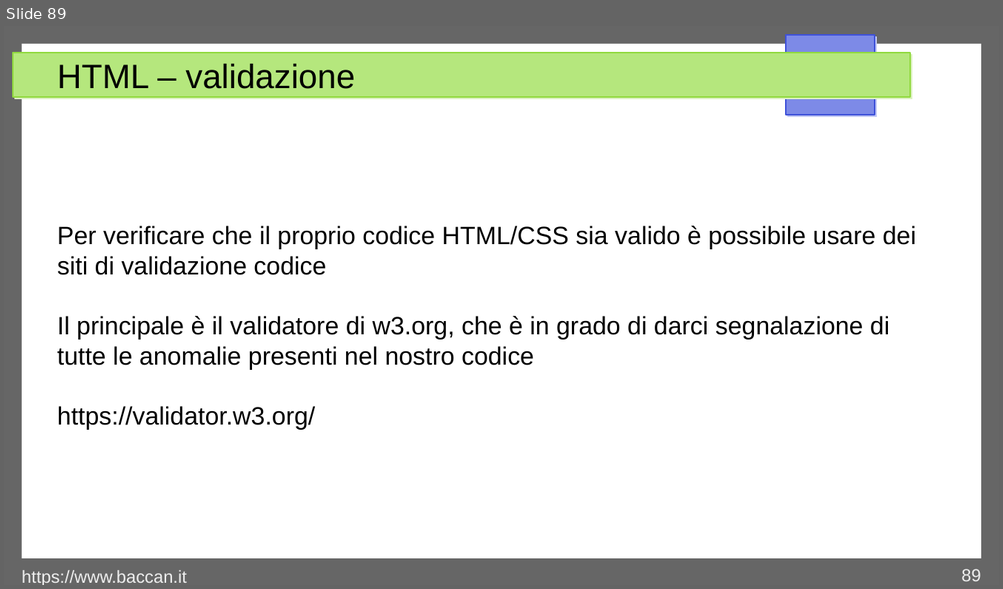
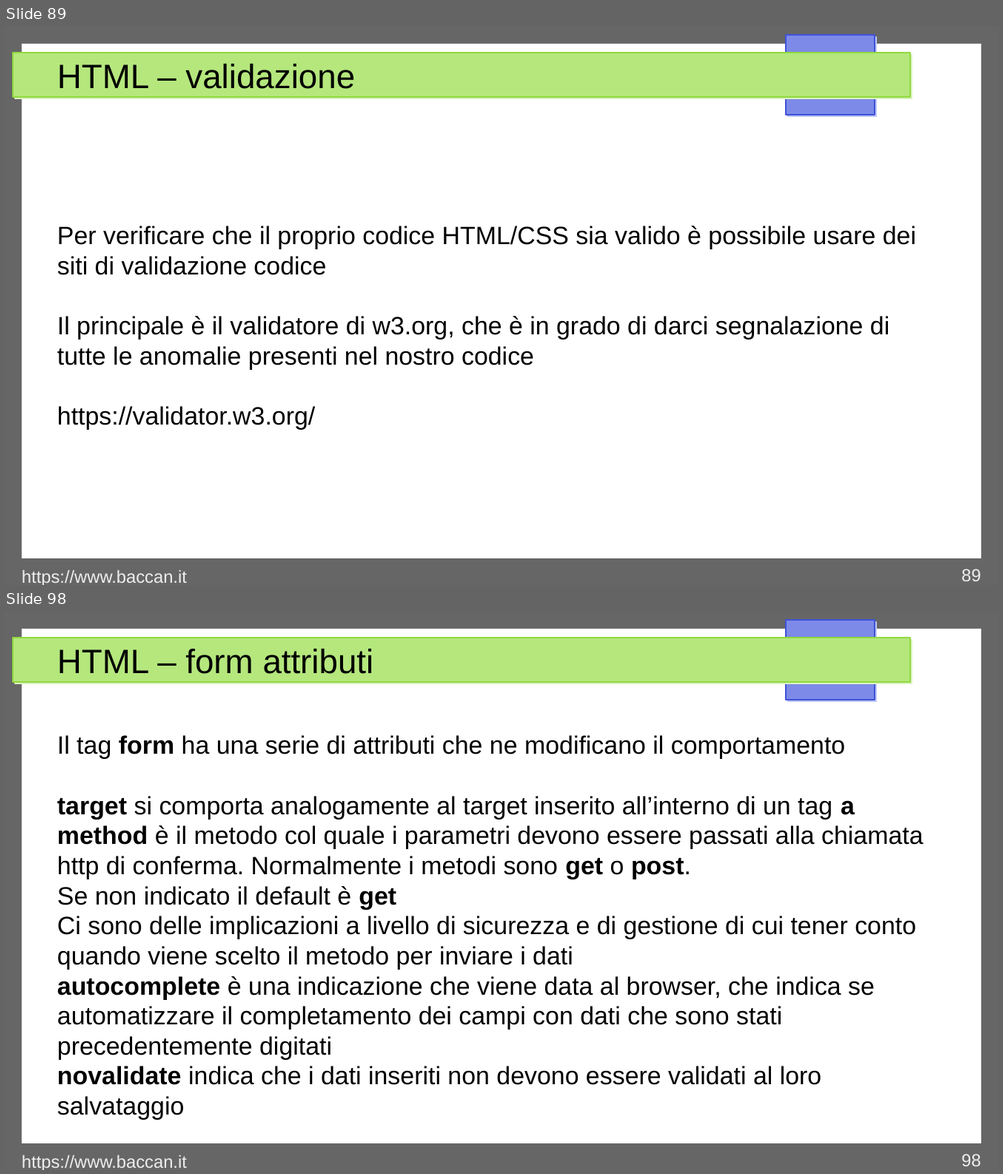
Before and after one commit to matteobaccan/CorsoHTML, a slide deck: Chapter_html.odp. Shown one above the other, each under a label of ours: slide 89 before the commit, slides 89 and 98 after it; the slides between them are not shown. The pictures are 1003x589 and 1003x1174 pixels, drawn with LibreOffice and Linux fonts; fonts in the diff are those of the drawing. Boxes give left, top, right and bottom in pixels: in the first picture for what was removed or moved away, otherwise in the second. Text is boxed around its words. In the diff, an @@ line names an element or a change of style, - is before the commit and + after.

Commit message:
Aggiornamento emoji e form

```diff
--- a/Chapter_html.odp
+++ b/Chapter_html.odp
@@ slide 98 added at bbox=[4, 611, 999, 1170], background #FFFFFF; not listed: 4 template elements that a slide beside it also shows @@
@@ title added at bbox=[57, 649, 374, 674], 27 pt, text #000000 @@
+HTML – form attributi
@@ text added at bbox=[57, 735, 923, 1120], 20 pt, text #000000 @@
+Il tag form ha una serie di attributi che ne modificano il comportamento
+target si comporta analogamente al target inserito all’interno di un tag a
+method è il metodo col quale i parametri devono essere passati alla chiamata http di conferma. Normalmente i metodi sono get o post.
+Se non indicato il default è get
+Ci sono delle implicazioni a livello di sicurezza e di gestione di cui tener conto quando viene scelto il metodo per inviare i dati
+autocomplete è una indicazione che viene data al browser, che indica se automatizzare il completamento dei campi con dati che sono stati precedentemente digitati
+novalidate indica che i dati inseriti non devono essere validati al loro salvataggio
@@ text added at bbox=[22, 1156, 187, 1170], 14 pt, text #EEEEEE @@
+https://www.baccan.it
@@ page number added at bbox=[961, 1154, 980, 1167], 14 pt, text #EEEEEE @@
+98
```
Also in this commit, not shown: 1 slide changed, 10 other slides added, 5 other files.
